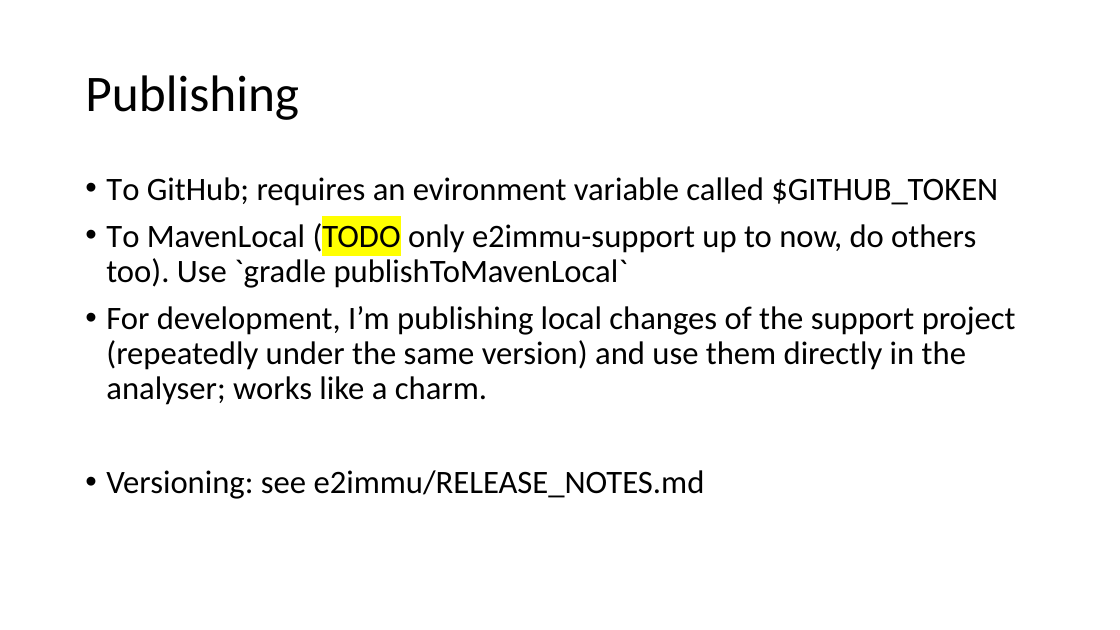
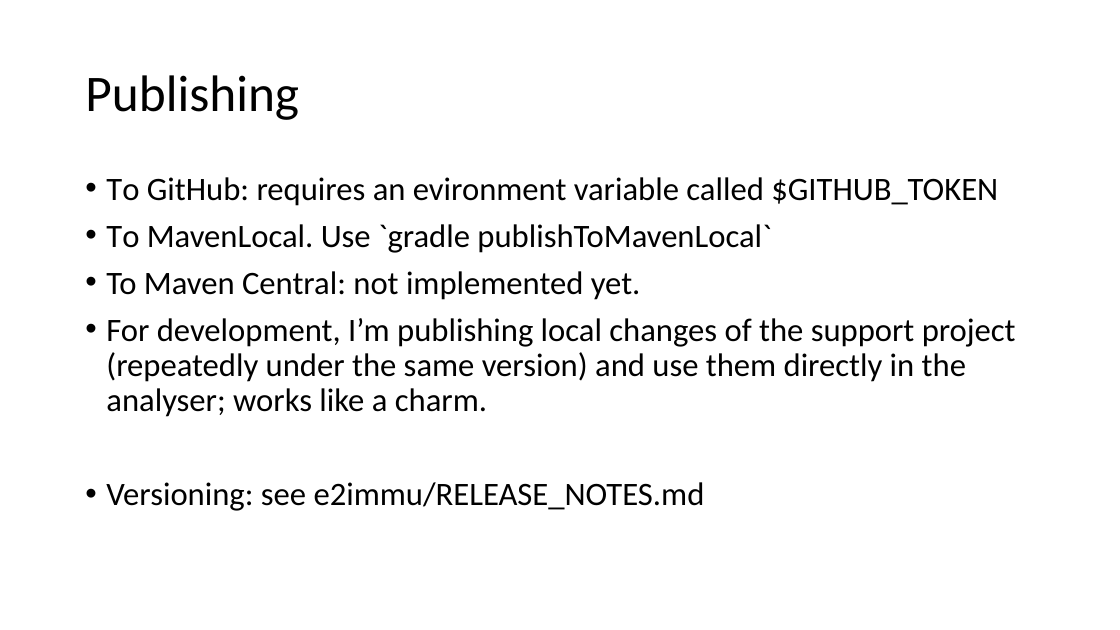
Before and after one commit to e2immu/e2immu-site, a slide deck: slide 7 of static/powerpoint/SlideDeck2.pptx (slide 9 before the commit). Drawn at 1120x630 pixels with LibreOffice and Linux fonts; fonts in the diff are those of the drawing. Boxes give left, top, right and bottom in pixels: in the first picture for what was removed or moved away, otherwise in the second. Text is boxed around its words. In the diff, an @@ line names an element or a change of style, - is before the commit and + after.

```diff
--- a/static/powerpoint/SlideDeck2.pptx
+++ b/static/powerpoint/SlideDeck2.pptx
@@ text at [106,177,998,300]: text changed @@
-• To GitHub; requires an evironment variable called $GITHUB_TOKEN
-• To MavenLocal (TODO only e2immu-support up to now, do others too). Use `gradle publishToMavenLocal`
+• To GitHub: requires an evironment variable called $GITHUB_TOKEN
+• To MavenLocal. Use `gradle publishToMavenLocal`
+• To Maven Central: not implemented yet.
```
Also in this commit, not shown: 8 other slides changed, 1 slide removed, 4 other files.
